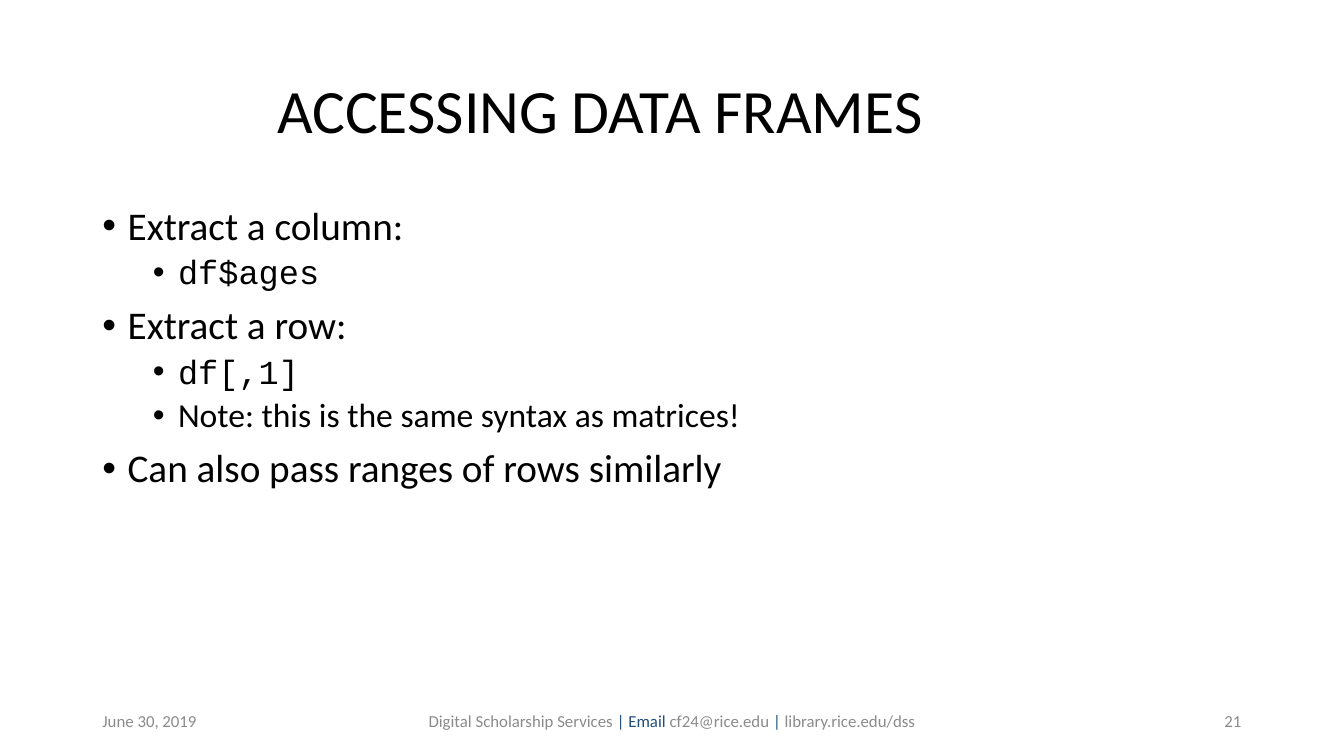
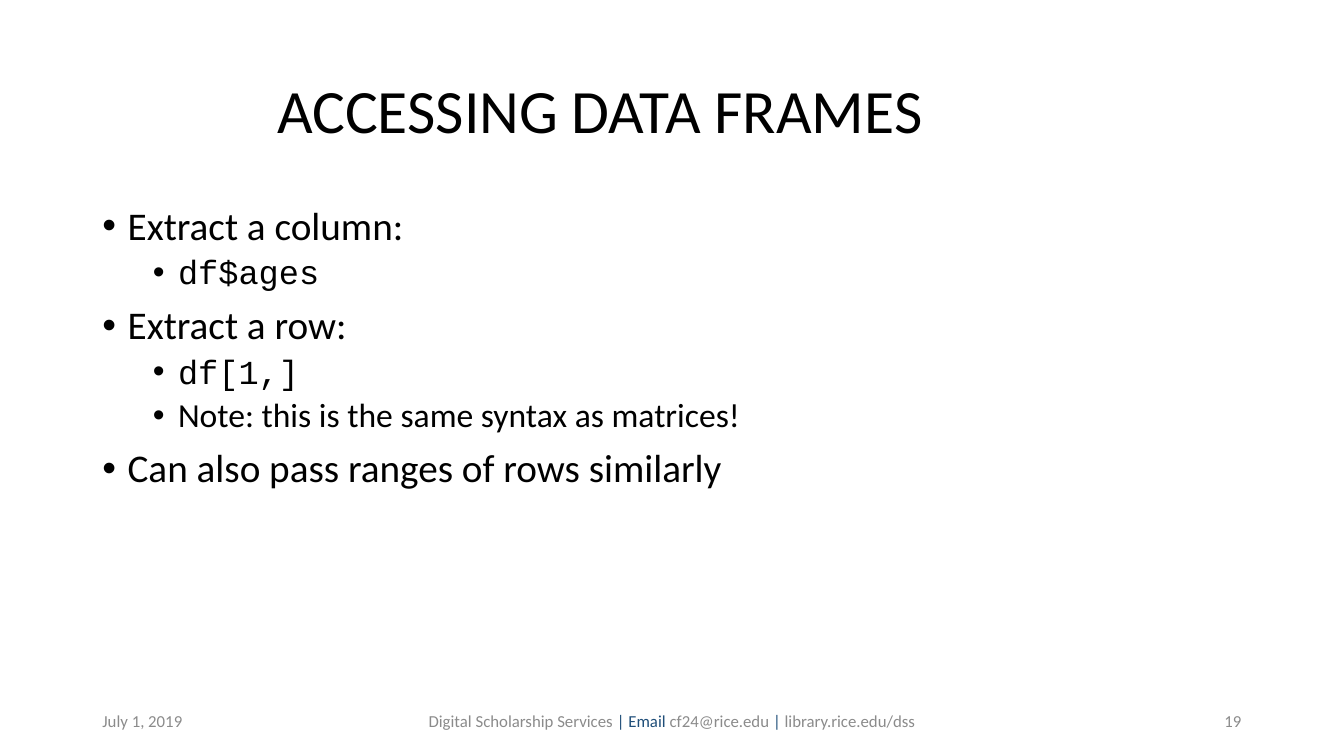
Before and after one commit to bakitybacon/rice-data-and-donuts, a slide deck: slide 19 of introR/Introduction to R.pptx (slide 21 before the commit). Drawn at 1344x756 pixels with LibreOffice and Linux fonts; fonts in the diff are those of the drawing; background and template pictures are left out. Boxes give left, top, right and bottom in pixels: in the first picture for what was removed or moved away, otherwise in the second. Text is boxed around its words. In the diff, an @@ line names an element or a change of style, - is before the commit and + after.

```diff
--- a/introR/Introduction to R.pptx
+++ b/introR/Introduction to R.pptx
@@ text at box(178, 359, 299, 391): text changed @@
-  • df[,1]
+  • df[1,]
@@ text at box(102, 715, 182, 730): text changed @@
-June 30, 2019
+July 1, 2019
@@ page number at box(1224, 716, 1241, 727): text changed @@
-21
+19
```
Also in this commit, not shown: 39 other slides changed, 2 slides removed.
